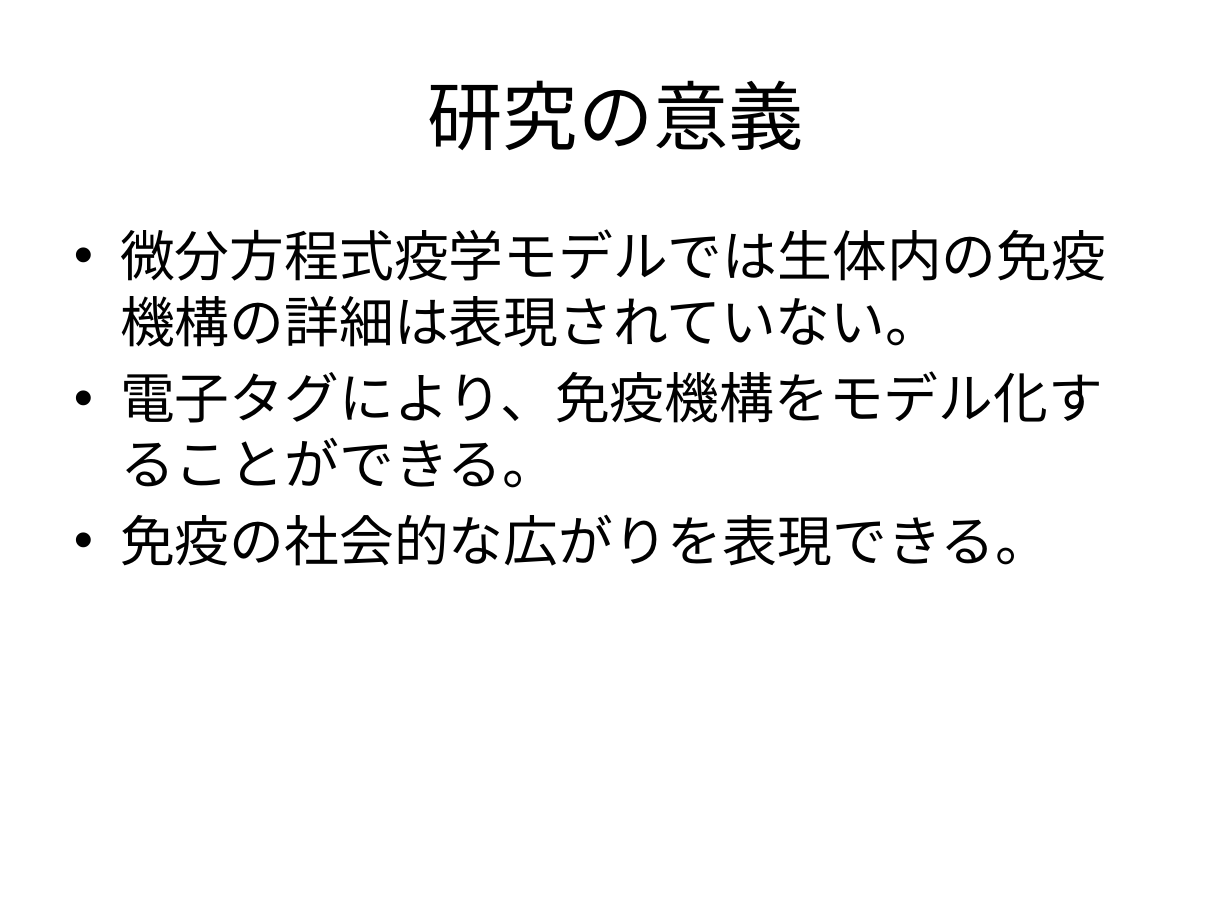
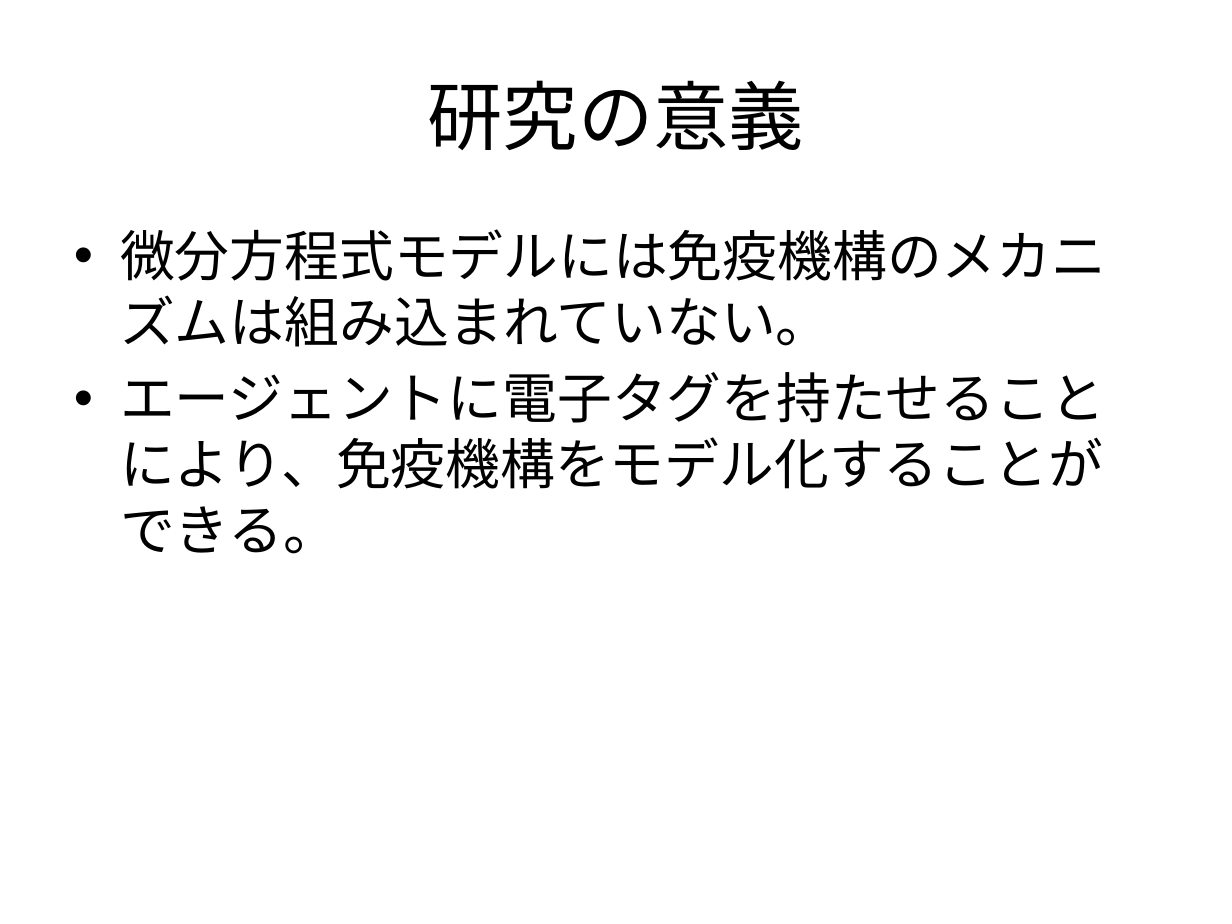
Before and after one commit to nkud/Research-BB, a slide deck: slide 3 of ppt/卒業研究.pptx. Drawn at 1232x924 pixels with LibreOffice and Linux fonts; fonts in the diff are those of the drawing. Boxes give left, top, right and bottom in pixels: in the first picture for what was removed or moved away, otherwise in the second. Text is boxed around its words. In the diff, an @@ line names an element or a change of style, - is before the commit and + after.

Commit message:
update PPT

```diff
--- a/ppt/卒業研究.pptx
+++ b/ppt/卒業研究.pptx
@@ text at (x1=120, y1=229, x2=1106, y2=554): text changed @@
-• 微分方程式疫学モデルでは生体内の免疫機構の詳細は表現されていない。
-• 電子タグにより、免疫機構をモデル化することができる。
-• 免疫の社会的な広がりを表現できる。
+• 微分方程式モデルには免疫機構のメカニズムは組み込まれていない。
+• エージェントに電子タグを持たせることにより、免疫機構をモデル化することができる。
```
Also in this commit, not shown: 6 other slides changed, 2 slides added, 1 slide removed.
